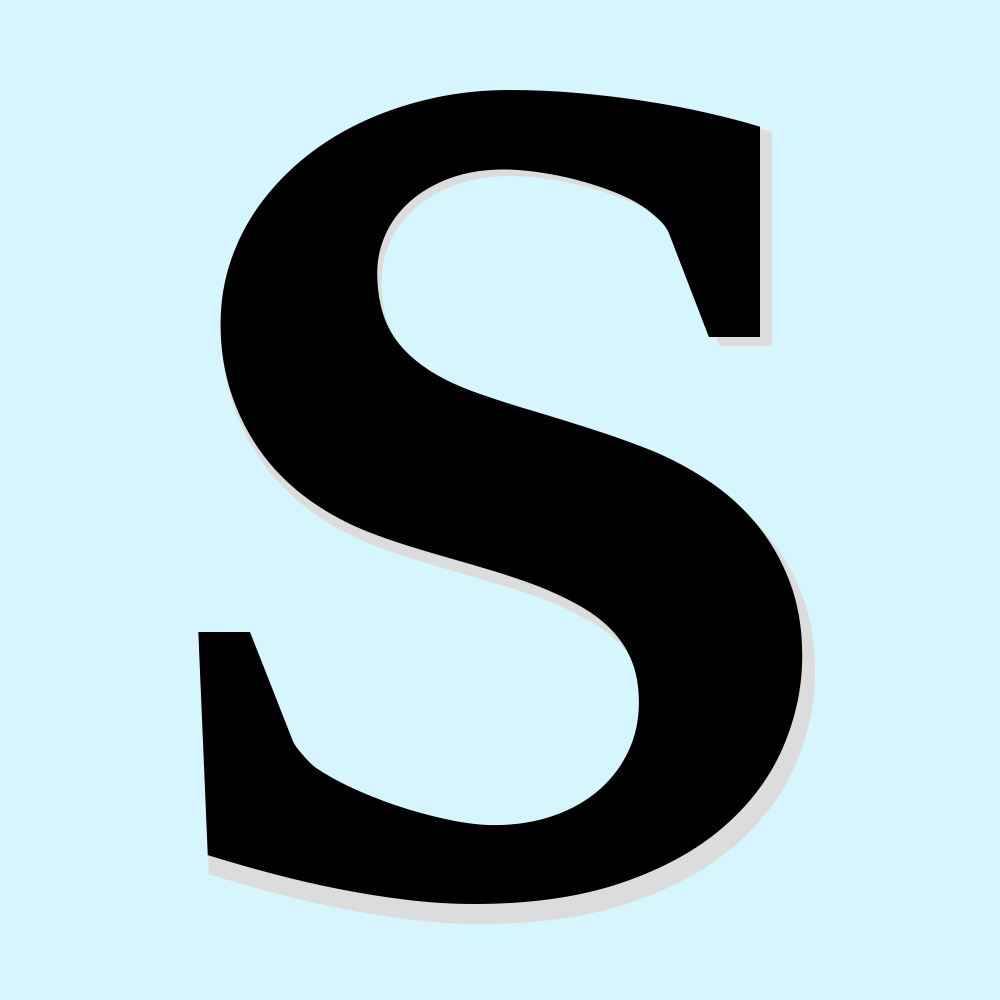
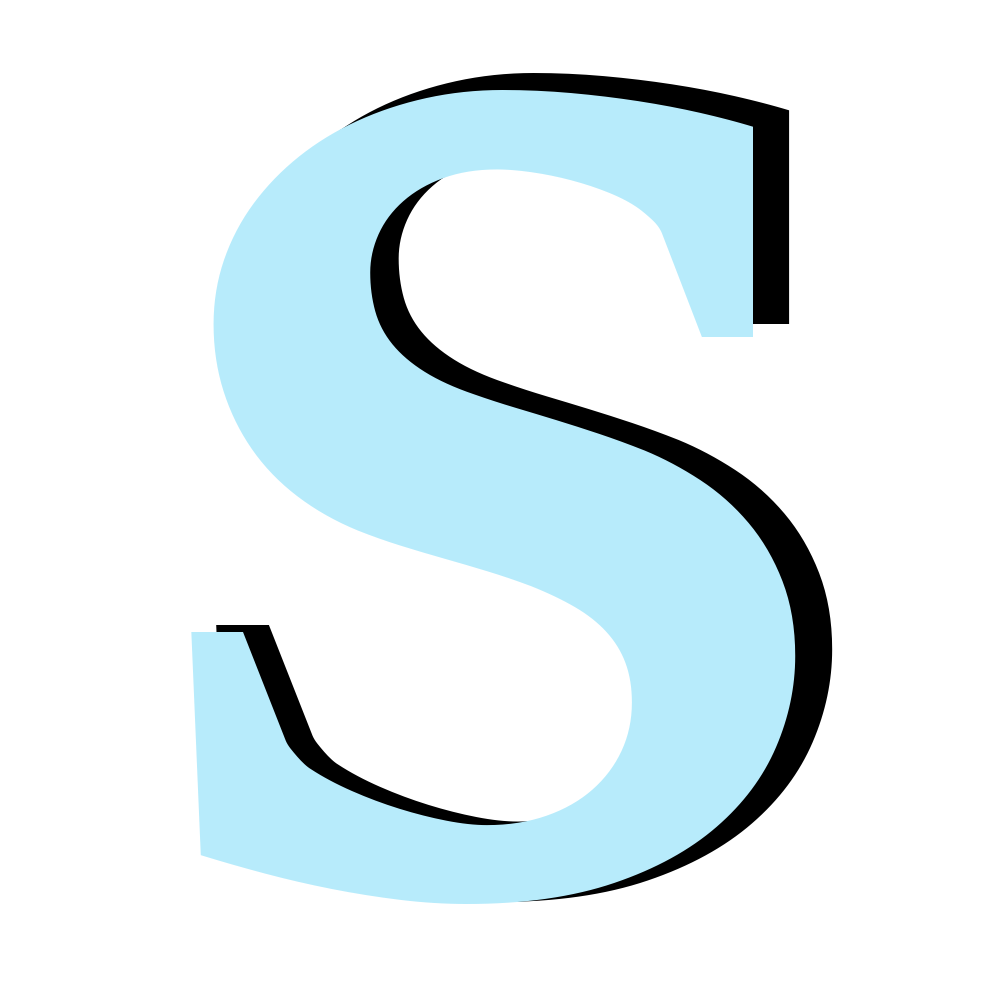
Revision of a layered 1000 × 1000 image; what changed, layer by layer:
painted on "S" over [191, 90, 803, 904]
painted on "S #1" over [199, 73, 833, 924]
removed layer "背景" over [0, 0, 1000, 1000]
